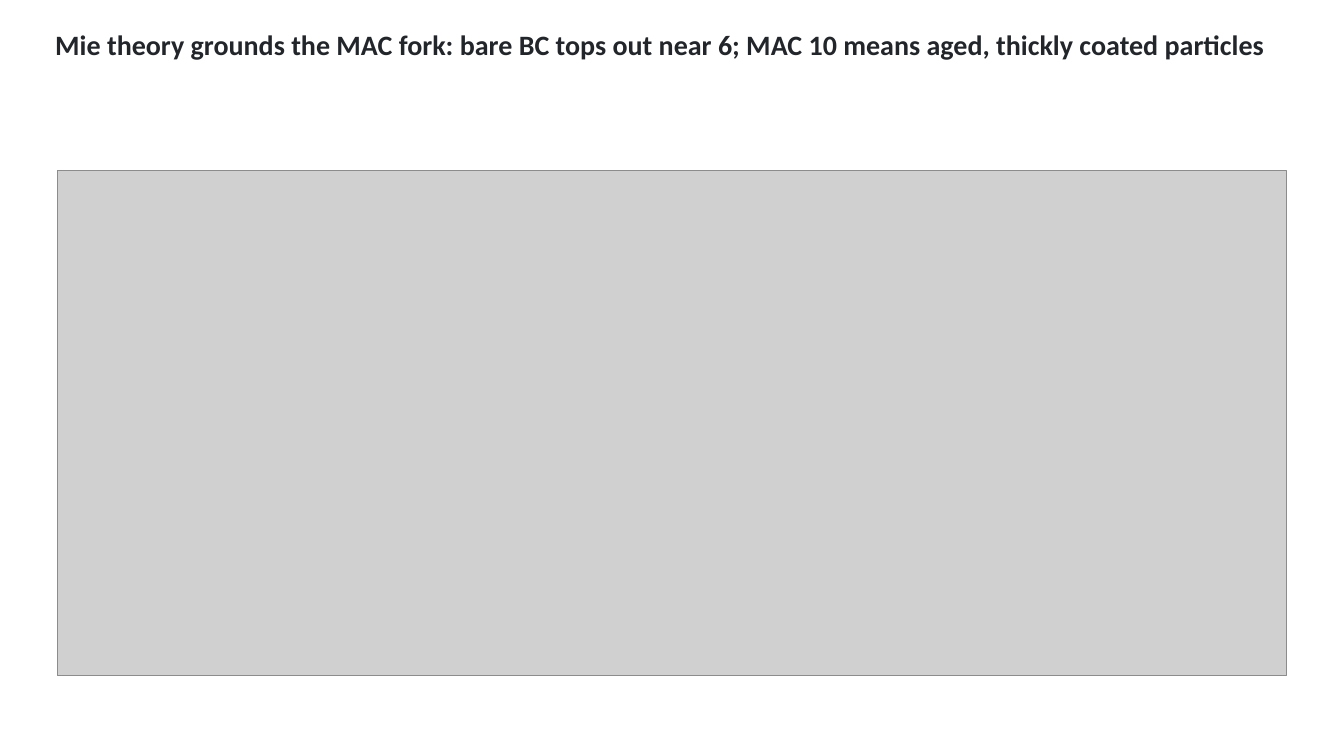
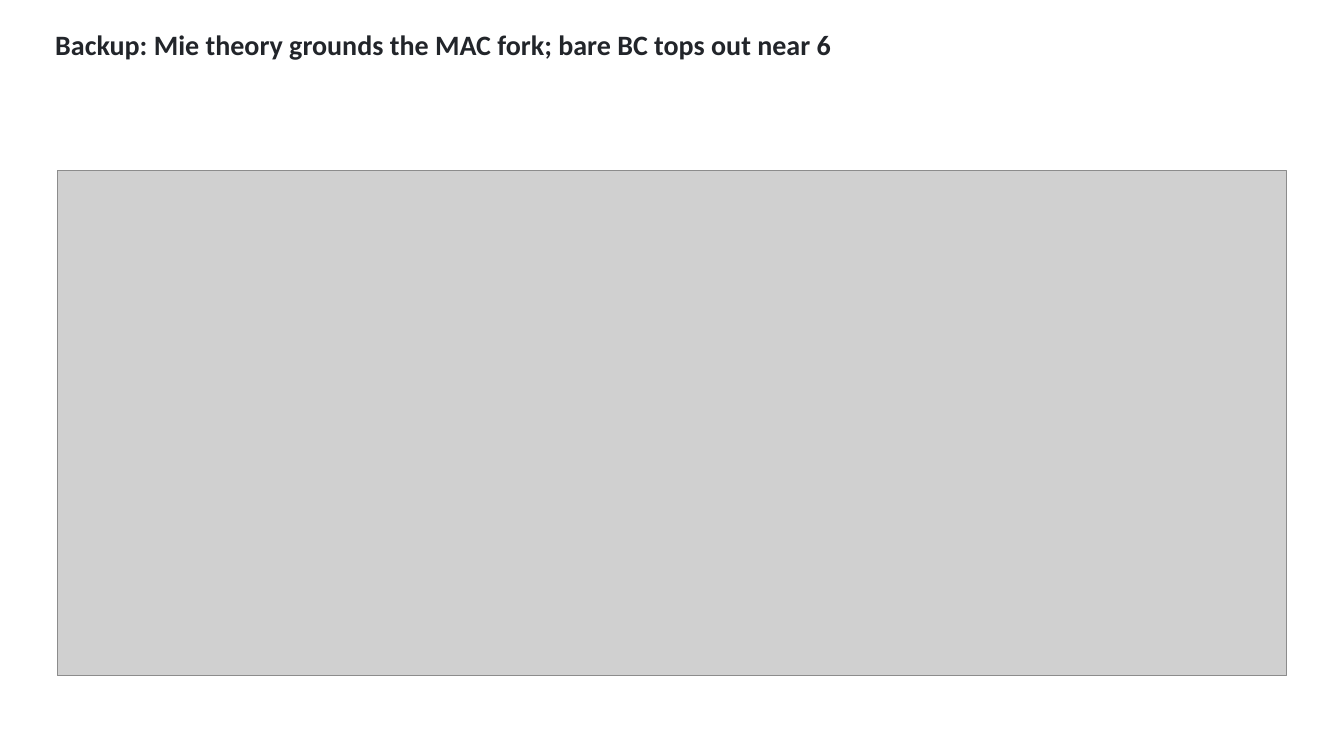
Before and after one commit to ahzs645/aethmodular, a slide deck: slide 33 of deliverables/ftir_group_2026-08-27/ftir_group_2026-08-27.pptx (slide 23 before the commit). Drawn at 1344x756 pixels with LibreOffice and Linux fonts; fonts in the diff are those of the drawing; grey boxes stand for pictures. Boxes give left, top, right and bottom in pixels: in the first picture for what was removed or moved away, otherwise in the second. Text is boxed around its words. In the diff, an @@ line names an element or a change of style, - is before the commit and + after.

```diff
--- a/deliverables/ftir_group_2026-08-27/ftir_group_2026-08-27.pptx
+++ b/deliverables/ftir_group_2026-08-27/ftir_group_2026-08-27.pptx
@@ text at (x1=55, y1=35, x2=831, y2=60): text changed @@
-Mie theory grounds the MAC fork: bare BC tops out near 6; MAC 10 means aged, thickly coated particles
+Backup: Mie theory grounds the MAC fork; bare BC tops out near 6
```
Also in this commit, not shown: 12 other slides changed, 21 slides added, 28 slides removed, 13 other files.
